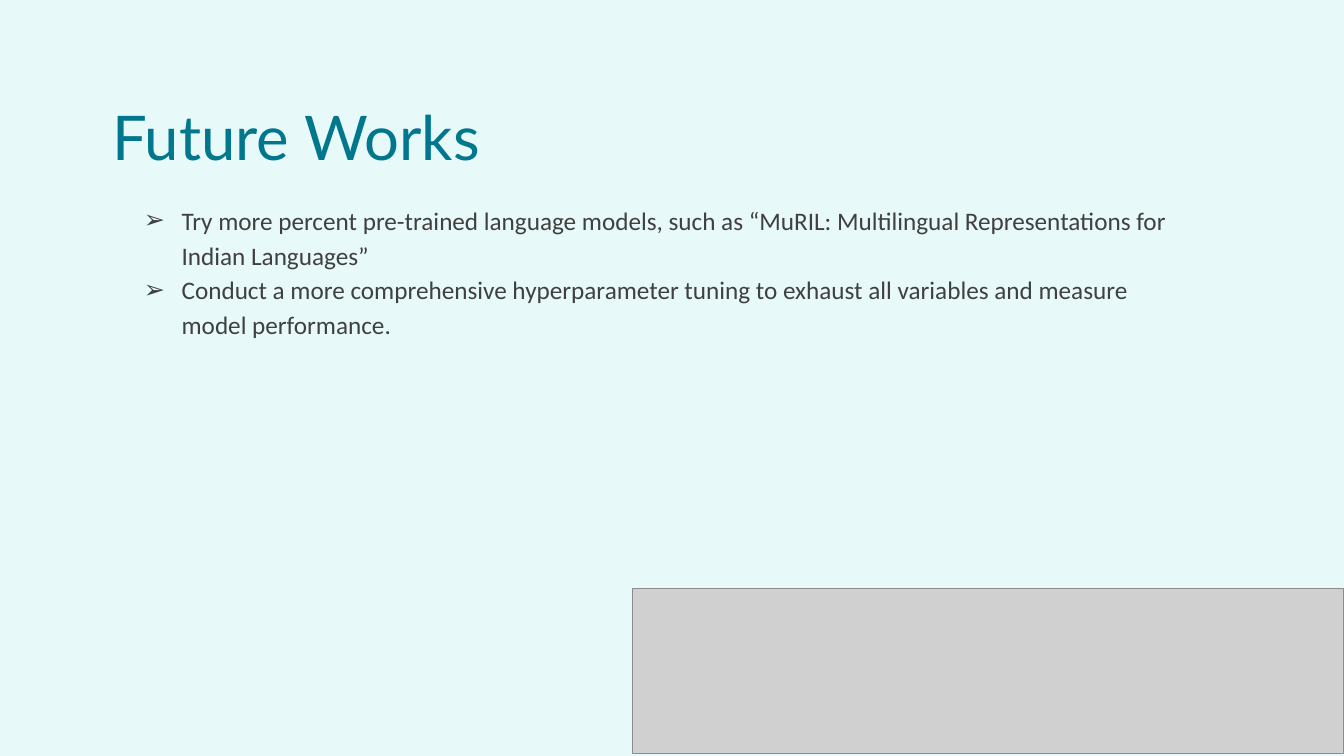
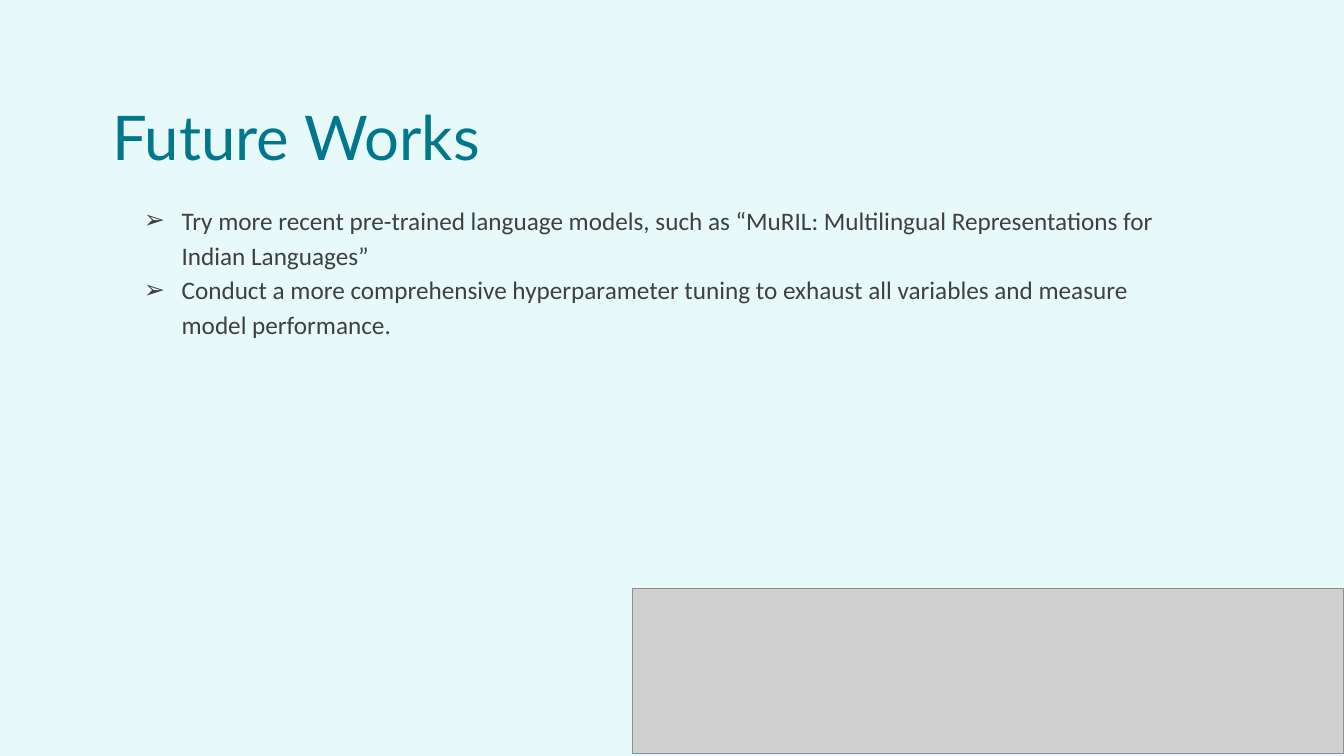
Before and after one commit to aag13/cse713, a slide deck: slide 25 of submission6/CSE713_Group 12_Submission 6.pptx (slide 23 before the commit). Drawn at 1344x756 pixels with LibreOffice and Linux fonts; fonts in the diff are those of the drawing; grey boxes stand for pictures. Boxes give left, top, right and bottom in pixels: in the first picture for what was removed or moved away, otherwise in the second. Text is boxed around its words. In the diff, an @@ line names an element or a change of style, - is before the commit and + after.

```diff
--- a/submission6/CSE713_Group 12_Submission 6.pptx
+++ b/submission6/CSE713_Group 12_Submission 6.pptx
@@ text at [182,212,1152,270]: text changed @@
-➢ Try more percent pre-trained language models, such as “MuRIL: Multilingual Representations for Indian Languages”
+➢ Try more recent pre-trained language models, such as “MuRIL: Multilingual Representations for Indian Languages”
```
Also in this commit, not shown: 10 other slides changed, 4 slides added, 1 slide removed, 1 other file.
